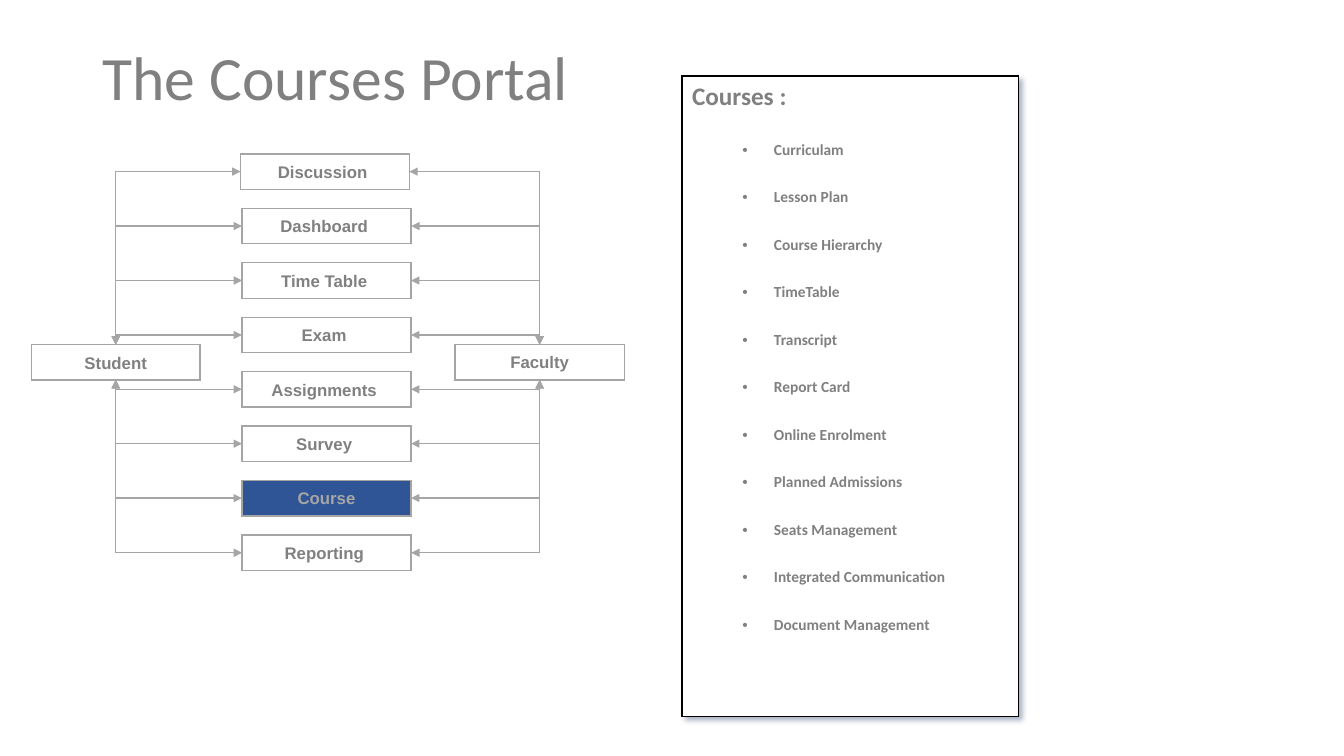
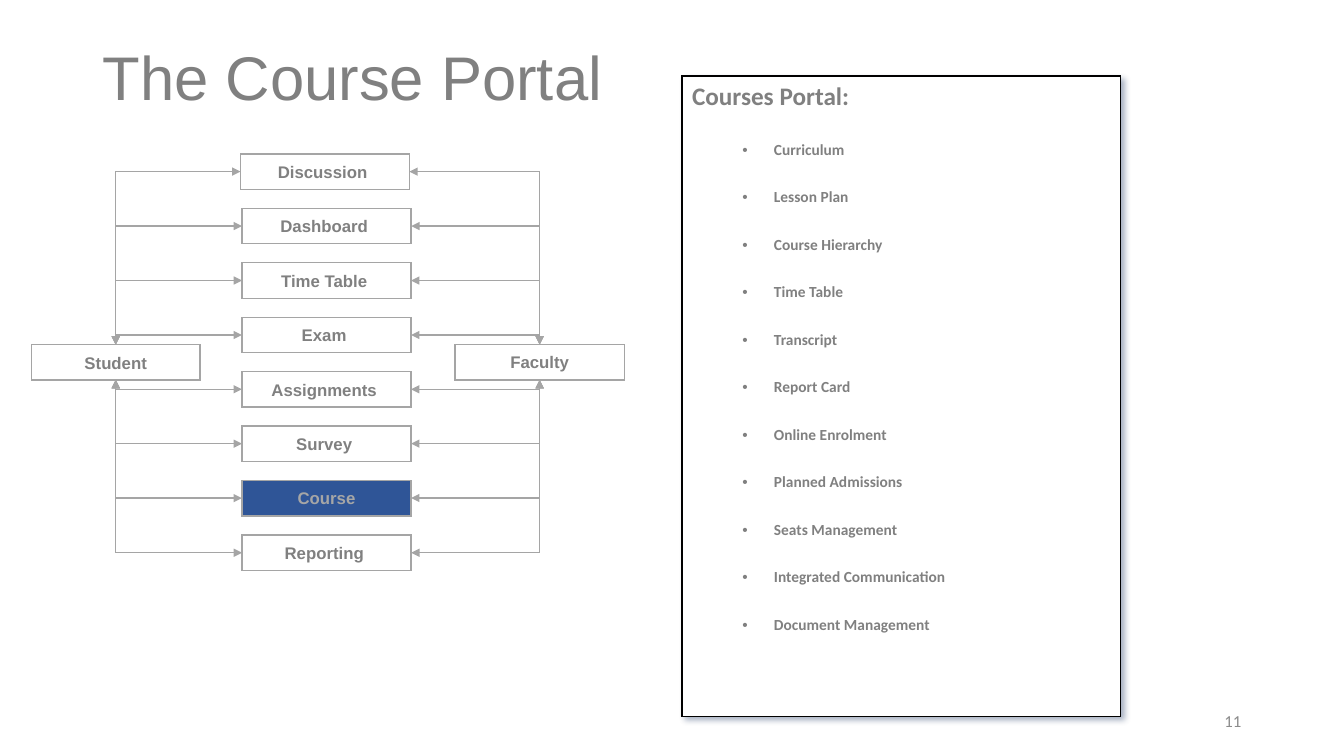
Before and after one commit to NarendranathPanda/uams, a slide deck: slide 11 of University Assignment Management System v0.1.pptx (slide 9 before the commit). Drawn at 1344x756 pixels with LibreOffice and Linux fonts; fonts in the diff are those of the drawing. Boxes give left, top, right and bottom in pixels: in the first picture for what was removed or moved away, otherwise in the second. Text is boxed around its words. In the diff, an @@ line names an element or a change of style, - is before the commit and + after.

```diff
--- a/University Assignment Management System v0.1.pptx
+++ b/University Assignment Management System v0.1.pptx
@@ title at bbox=[102, 55, 602, 101]: text changed; font Calibri to Arial @@
-The Courses Portal
+The Course Portal
@@ table at bbox=[683, 76, 1121, 688] @@
-row 1, column 1: Courses : / Curriculam / Lesson Plan / Course Hierarchy / TimeTable / Transcript / Report Card / Online Enrolment / Planned Admissions / Seats Management / Integrated Communication / Document Management
+row 1, column 1: Courses Portal: / Curriculum / Lesson Plan / Course Hierarchy / Time Table / Transcript / Report Card / Online Enrolment / Planned Admissions / Seats Management / Integrated Communication / Document Management
@@ table: place and size @@
-table at bbox=[683, 76, 1019, 688]
+table at bbox=[683, 76, 1121, 688]
@@ page number added at bbox=[1224, 716, 1241, 727], 12 pt, text #8C8C8C @@
+11
```
Also in this commit, not shown: 11 other slides changed, 2 slides added, 1 slide removed, 8 other files.
